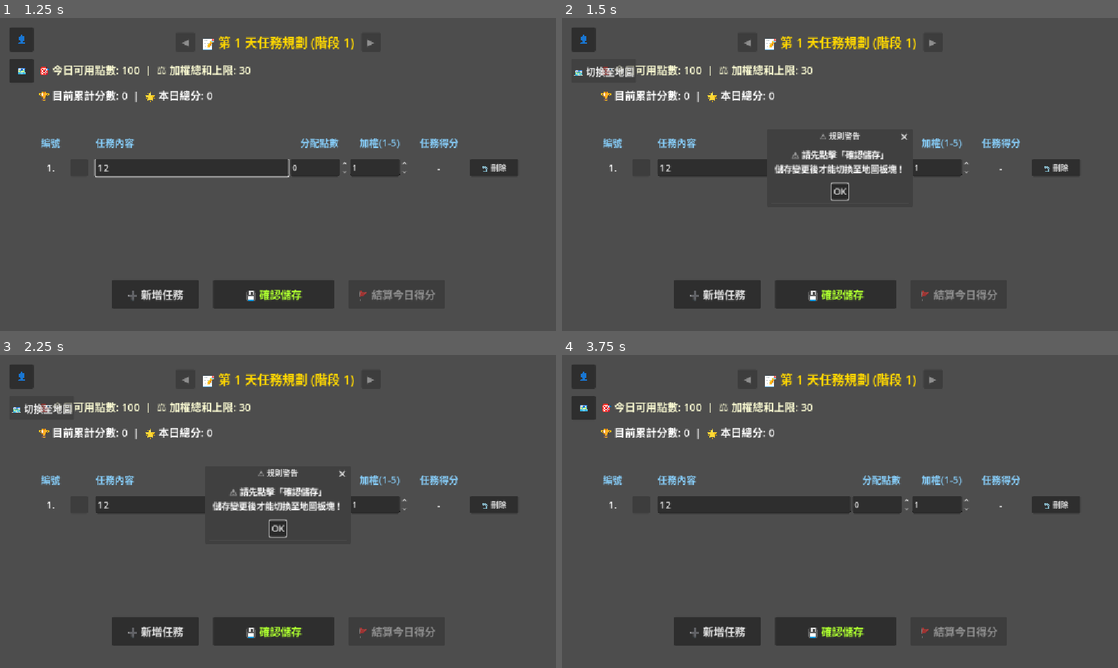
Above: before the commit, frames 1-4 (two rows, left to right).
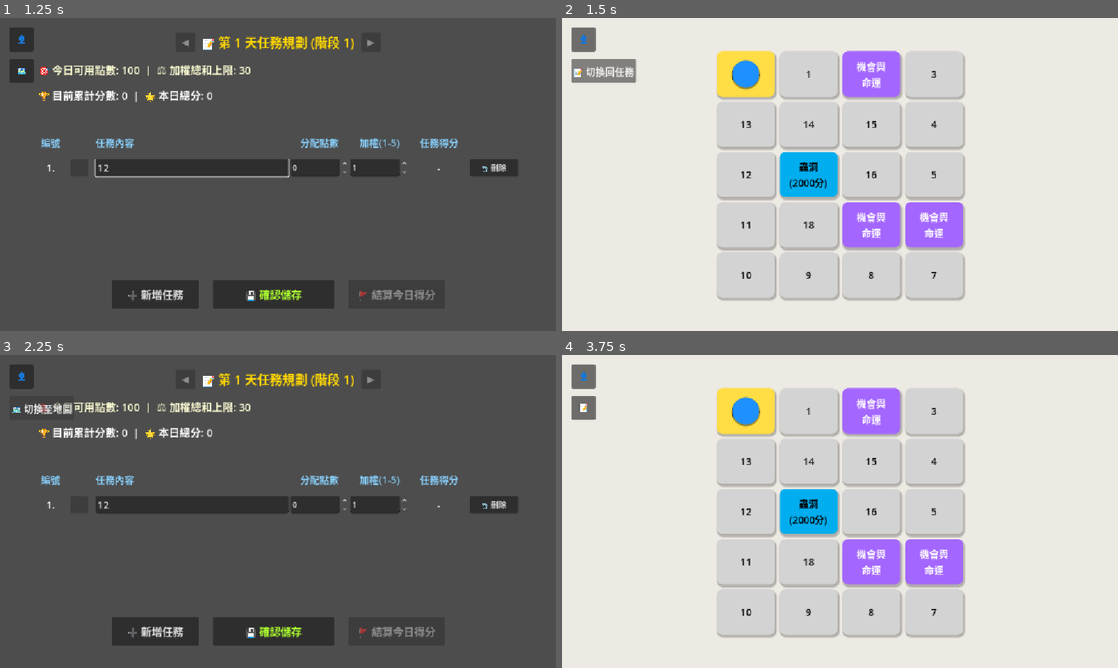
Above: after the commit, the same moments.

Repository: mirloss695/todo-monopoly
Game: Godot game, scene res://main.tscn
Same seed, same stepped clock (60 frames per second), same inputs: the game is played once before the commit and once after it. This scene is started directly instead of the project's main scene.
Inputs (mouse positions are in pixels of both pictures, inside the frame that each line leads up to):
- Up to frame 1 (1.25 s): click (194, 168) at 0.52 s; type "12" at 0.6 s
- Up to frame 2 (1.5 s): click "🗺️" at 1.25 s
- Up to frame 3 (2.25 s): click "🗺️ 切換至地圖" (after the commit: "📝 切換回任務") at 2 s
- Up to frame 4 (3.75 s): click "🗺️ 切換至地圖" at 2.75 s; click (840, 530) at 3.5 s, where only the run before the commit has a clickable "OK"

Frame 1 is identical in both runs. In frame 2, 99% of the frame differs, in the area x 0-100%, y 0-100%; in frame 3, 1.5%; in frame 4, 100%.

Commit message:
刪除要儲存任務才能從任務規劃頁面切換到地圖頁面的限制

Diff:
--- a/main.gd
+++ b/main.gd
@@ -142,10 +142,6 @@
 
 func _on_switch_pressed():
 	if not is_on_map:
-		if todo_board.is_editing:
-			todo_board.warning_dialog.dialog_text = "⚠️ 請先點擊「確認儲存」\n儲存變更後才能切換至地圖板塊！"
-			todo_board.warning_dialog.popup_centered()
-			return
 		is_on_map = true
 		todo_board.hide()
 		map_board.show()
